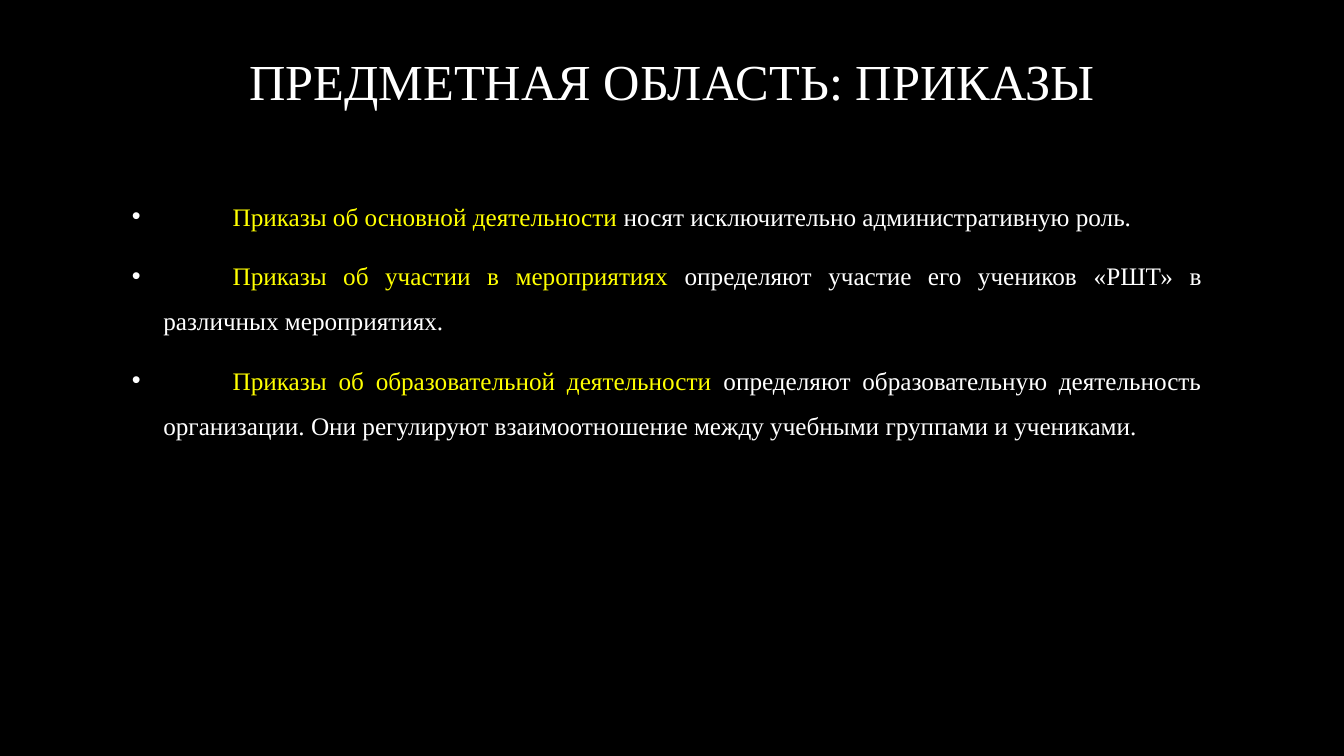
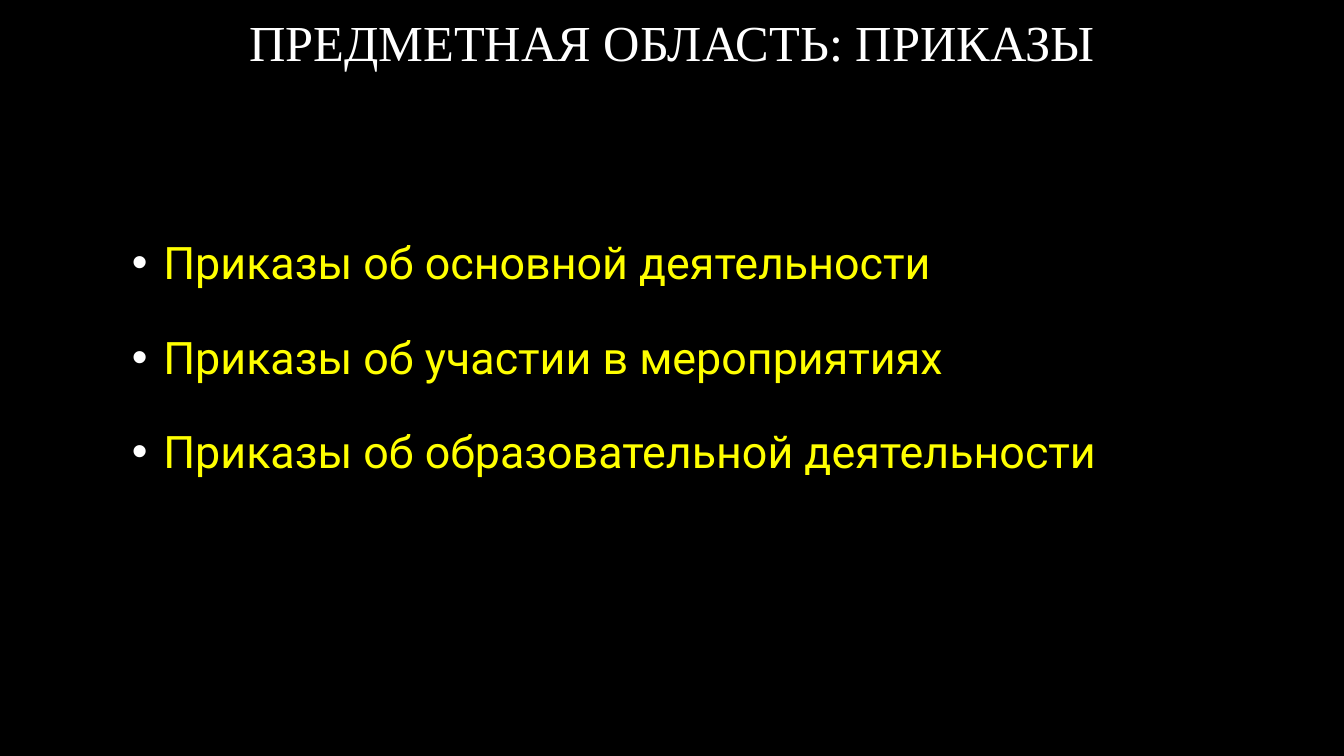
Before and after one commit to RAdKuzur/ASTU, a slide deck: slide 5 of Дипломная работа/Презентация Курсовая.pptx (slide 6 before the commit). Drawn at 1344x756 pixels with LibreOffice and Linux fonts; fonts in the diff are those of the drawing; background and template pictures are left out. Boxes give left, top, right and bottom in pixels: in the first picture for what was removed or moved away, otherwise in the second. Text is boxed around its words. In the diff, an @@ line names an element or a change of style, - is before the commit and + after.

```diff
--- a/Дипломная работа/Презентация Курсовая.pptx
+++ b/Дипломная работа/Презентация Курсовая.pptx
@@ title "ПРЕДМЕТНАЯ ОБЛАСТЬ: ПРИКАЗЫ": place and size @@
-title "ПРЕДМЕТНАЯ ОБЛАСТЬ: ПРИКАЗЫ" at (249, 66, 1095, 110)
+title "ПРЕДМЕТНАЯ ОБЛАСТЬ: ПРИКАЗЫ" at (249, 27, 1095, 72)
@@ text at (163, 245, 1095, 477): text changed; size 18 to 32 pt; font Times New Roman to Roboto; text colour #FFFFFF to #FFFF00 @@
-• Приказы об основной деятельности носят исключительно административную роль.
-• Приказы об участии в мероприятиях определяют участие его учеников «РШТ» в различных мероприятиях.
-• Приказы об образовательной деятельности определяют образовательную деятельность организации. Они регулируют взаимоотношение между учебными группами и учениками.
+• Приказы об основной деятельности
+• Приказы об участии в мероприятиях
+• Приказы об образовательной деятельности
```
Also in this commit, not shown: 13 other slides changed, 1 slide added, 2 slides removed, 1 other file.
